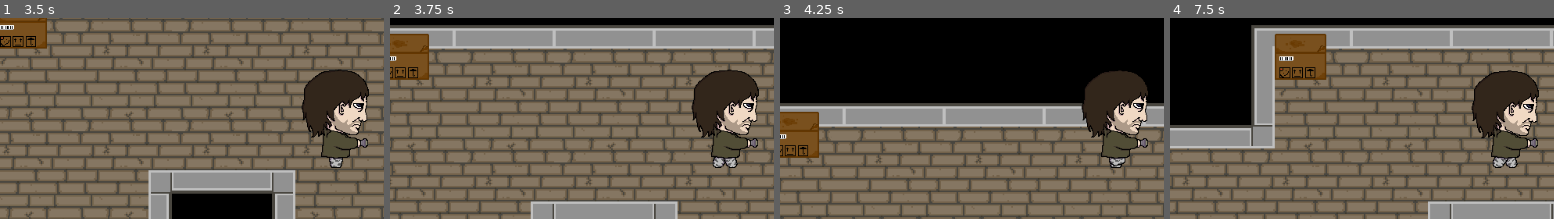
Above: before the commit, frames 1-4 (left to right).
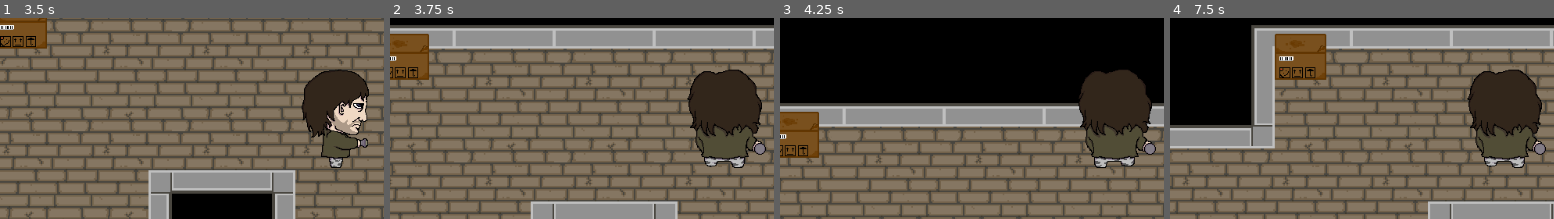
Above: after the commit, the same moments.

Repository: CalebBabin/mooncord-gamejam-2020
Game: Godot game, scene res://Main.tscn
Two runs of this game, one before a commit and one after it. Both use one fixed random seed, a clock stepped at 60 frames per second and the inputs below.
Inputs:
- Up to frame 1 (3.5 s): click "Start Game" at 0.5 s; tap Enter at 1.25 s; hold Right (ui_right) 1.28-2.03 s; hold Down (ui_down) 2.03-2.78 s; hold Right (ui_right) from 2.78 s (still down)
- Up to frame 2 (3.75 s): release Right (ui_right) at 3.53 s; hold Up (ui_up) from 3.53 s (still down)
- Up to frame 3 (4.25 s): keep holding Up (ui_up)
- Up to frame 4 (7.5 s): release Up (ui_up) at 4.28 s; hold Left (ui_left) 4.28-5.78 s; hold Down (ui_down) 5.78-6.53 s; hold Right (ui_right) 6.53-7.28 s; hold Up (ui_up) from 7.28 s (still down)
The pictures show only the part of the screen within x 8-58%, y 7-57%; the shares and areas given below are measured in that part.

Frame 1 is identical in both runs. In frame 2, 3.6% of the frame differs, in the area x 77-98%, y 25-75%; in frame 3, 3.5%; in frame 4, 3.6%.

Commit message:
add "WalkUp" animation

Diff:
--- a/scenes/Player.tscn
+++ b/scenes/Player.tscn
@@ -1,6 +1,7 @@
-[gd_scene load_steps=22 format=2]
+[gd_scene load_steps=31 format=2]
 
 [ext_resource path="res://assets/img/pliskin_walking_right.png" type="Texture" id=1]
+[ext_resource path="res://assets/img/pliskin_walking_up.png" type="Texture" id=2]
 [ext_resource path="res://scripts/Player.gd" type="Script" id=5]
 [ext_resource path="res://assets/img/pliskin_walking_left.png" type="Texture" id=6]
 
@@ -52,9 +53,33 @@
 atlas = ExtResource( 1 )
 region = Rect2( 640, 0, 128, 128 )
 
+[sub_resource type="AtlasTexture" id=19]
+atlas = ExtResource( 2 )
+region = Rect2( 0, 0, 128, 128 )
+
+[sub_resource type="AtlasTexture" id=20]
+atlas = ExtResource( 2 )
+region = Rect2( 128, 0, 128, 128 )
+
+[sub_resource type="AtlasTexture" id=21]
+atlas = ExtResource( 2 )
+region = Rect2( 256, 0, 128, 128 )
+
+[sub_resource type="AtlasTexture" id=22]
+atlas = ExtResource( 2 )
+region = Rect2( 384, 0, 128, 128 )
+
+[sub_resource type="AtlasTexture" id=23]
+atlas = ExtResource( 2 )
+region = Rect2( 512, 0, 128, 128 )
+
+[sub_resource type="AtlasTexture" id=24]
+atlas = ExtResource( 2 )
+region = Rect2( 640, 0, 128, 128 )
+
 [sub_resource type="SpriteFrames" id=7]
 animations = [ {
-"frames": [ SubResource( 1 ), SubResource( 2 ), SubResource( …(132 unchanged characters)…  ), SubResource( 14 ), SubResource( 15 ) ],
+"frames": [ SubResource( 1 ), SubResource( 2 ), SubResource( …(132 unchanged characters)…  ), SubResource( 14 ), SubResource( 15 ), SubResource( 19 ), SubResource( 20 ), SubResource( 21 ), SubResource( 22 ), SubResource( 23 ), SubResource( 24 ) ],
 "loop": true,
 "name": "default",
 "speed": 5.0
@@ -96,6 +121,22 @@
 "values": [ 10 ]
 }
 
+[sub_resource type="Animation" id=25]
+resource_name = "IdleUp"
+length = 0.1
+tracks/0/type = "value"
+tracks/0/path = NodePath("AnimatedSprite:frame")
+tracks/0/interp = 1
+tracks/0/loop_wrap = true
+tracks/0/imported = false
+tracks/0/enabled = true
+tracks/0/keys = {
+"times": PoolRealArray( 0 ),
+"transitions": PoolRealArray( 1 ),
+"update": 1,
+"values": [ 13 ]
+}
+
 [sub_resource type="Animation" id=9]
 resource_name = "WalkLeft"
 length = 0.6
@@ -130,12 +171,28 @@
 "values": [ 6, 7, 8, 9, 10, 11 ]
 }
 
+[sub_resource type="Animation" id=26]
+resource_name = "WalkUp"
+length = 0.6
+tracks/0/type = "value"
+tracks/0/path = NodePath("AnimatedSprite:frame")
+tracks/0/interp = 1
+tracks/0/loop_wrap = true
+tracks/0/imported = false
+tracks/0/enabled = true
+tracks/0/keys = {
+"times": PoolRealArray( 0, 0.1, 0.2, 0.3, 0.4, 0.5 ),
+"transitions": PoolRealArray( 1, 1, 1, 1, 1, 1 ),
+"update": 1,
+"values": [ 12, 13, 14, 15, 16, 17 ]
+}
+
 [node name="KinematicBody2D" type="KinematicBody2D"]
 script = ExtResource( 5 )
 
 [node name="AnimatedSprite" type="AnimatedSprite" parent="."]
 frames = SubResource( 7 )
-frame = 10
+frame = 12
 offset = Vector2( 0, -50 )
 
 [node name="CollisionShape2D" type="CollisionShape2D" parent="."]
@@ -146,5 +203,7 @@
 [node name="AnimationPlayer" type="AnimationPlayer" parent="."]
 anims/IdleLeft = SubResource( 16 )
 anims/IdleRight = SubResource( 17 )
+anims/IdleUp = SubResource( 25 )
 anims/WalkLeft = SubResource( 9 )
 anims/WalkRight = SubResource( 18 )
+anims/WalkUp = SubResource( 26 )
--- a/scripts/Player.gd
+++ b/scripts/Player.gd
@@ -23,9 +23,6 @@
 	add_child(camera)
 
 func _unhandled_input(_event:InputEvent):
-	if velocity != Vector2.ZERO:
-		lastVelocity = velocity
-
 	velocity = Vector2()
 
 	if Input.is_action_pressed("ui_right"):
@@ -43,18 +40,23 @@
 func _physics_process(_delta:float):
 	var _ignored = self.move_and_slide(velocity*maxSpeed)
 	if velocity != Vector2.ZERO:
-		if velocity.y != 0:
+		if velocity.y < 0:
+			animationPlayer.play("WalkUp")
+		elif velocity.x == 0:
 			if lastX > 0:
 				animationPlayer.play("WalkRight")
 			if lastX < 0:
 				animationPlayer.play("WalkLeft")
-		if velocity.x > 0:
-			animationPlayer.play("WalkRight")
-			lastX = velocity.x
-		if velocity.x < 0:
-			animationPlayer.play("WalkLeft")
-			lastX = velocity.x
+		else:
+			if velocity.x > 0:
+				animationPlayer.play("WalkRight")
+				lastX = velocity.x
+			if velocity.x < 0:
+				animationPlayer.play("WalkLeft")
+				lastX = velocity.x
 	else:
+		if lastVelocity.y < 0:
+			animationPlayer.play("IdleUp")
 		if lastX > 0:
 			animationPlayer.play("IdleRight")
 		if lastX < 0:
Binary file added: assets/img/pliskin_walking_up.png
Not shown, added: assets/img/pliskin_walking_up.png.import
